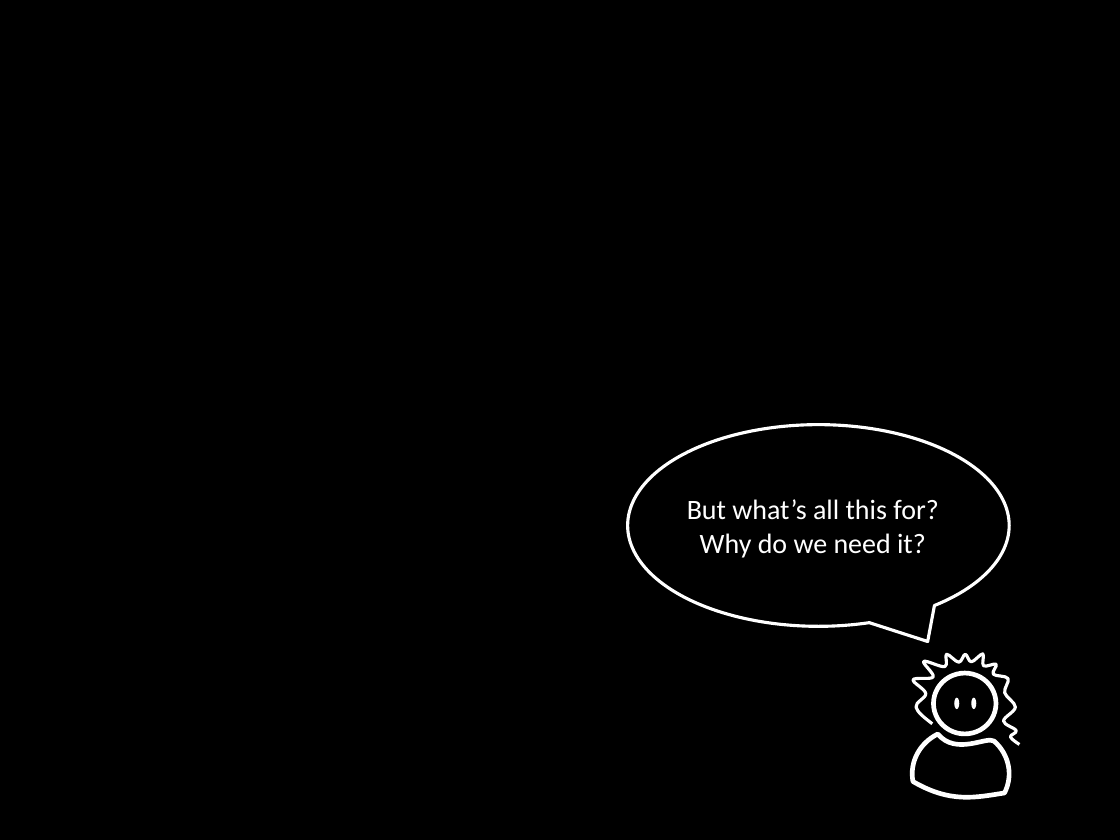
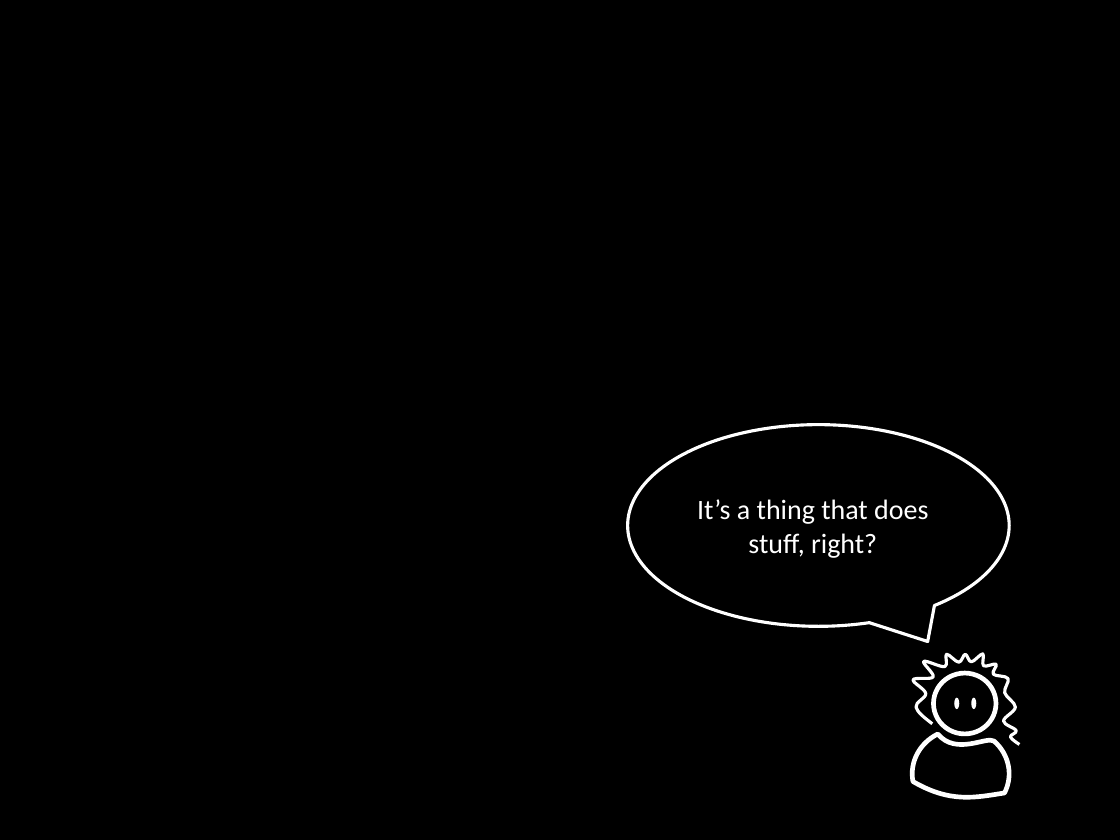
Before and after one commit to socketwench/OOPforObjectHaters, a slide deck: slide 18 of src/OOPforObjectHaters.pptx (slide 17 before the commit). Drawn at 1120x840 pixels with LibreOffice and Linux fonts; fonts in the diff are those of the drawing. Boxes give left, top, right and bottom in pixels: in the first picture for what was removed or moved away, otherwise in the second. Text is boxed around its words. In the diff, an @@ line names an element or a change of style, - is before the commit and + after.

```diff
--- a/src/OOPforObjectHaters.pptx
+++ b/src/OOPforObjectHaters.pptx
@@ text in speech bubble at <box>697,499,928,558</box>: text changed @@
-But what’s all this for? Why do we need it?
+It’s a thing that does stuff, right?
```
Also in this commit, not shown: 1 slide added, 1 other file.
